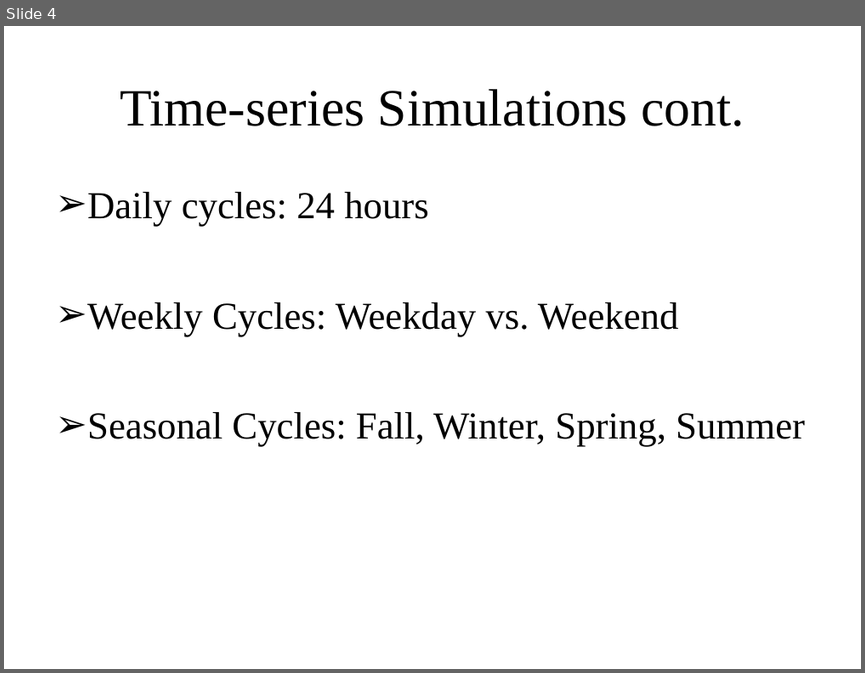
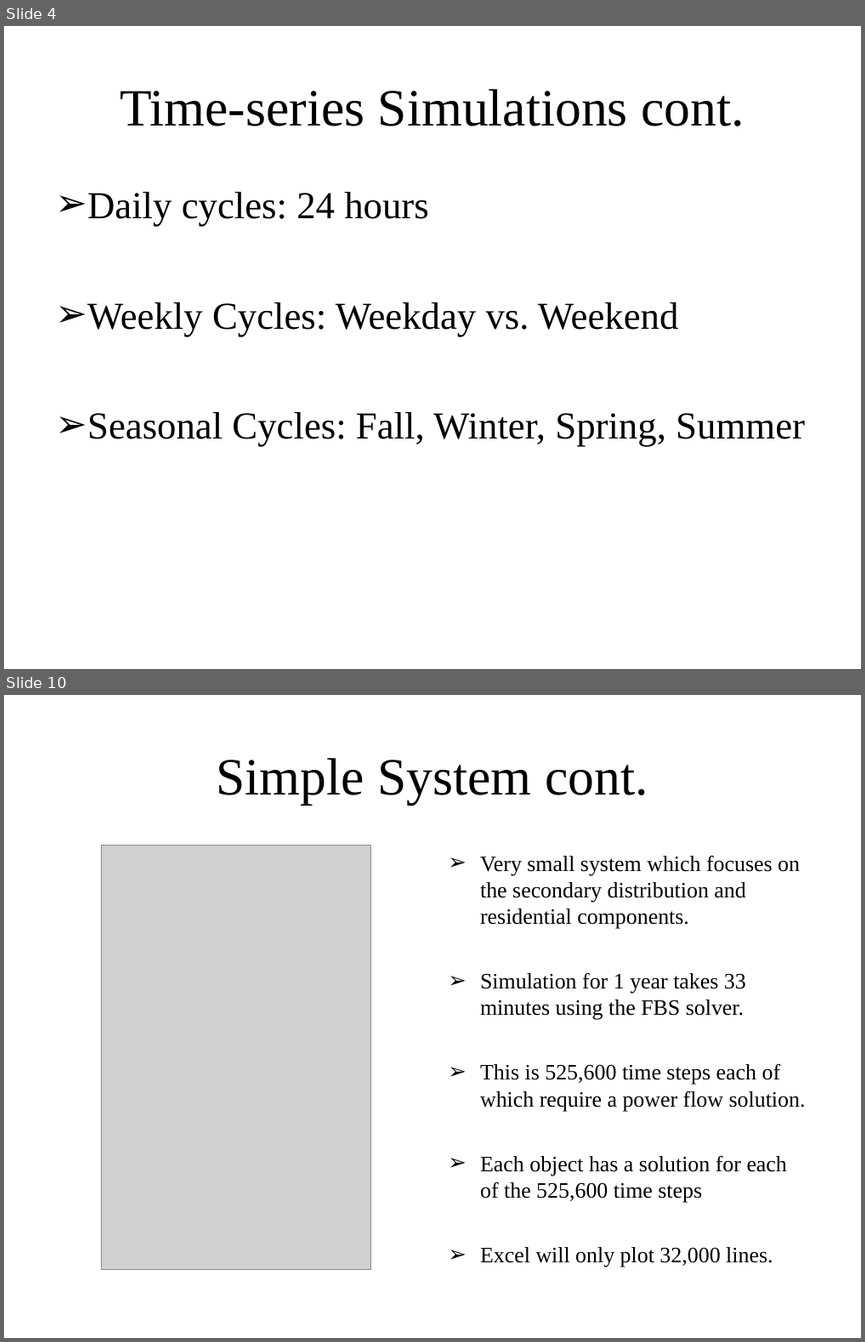
Before and after one commit to gridlab-d/course, a slide deck: Distribution Analysis Course/1.0 - Anual Analysis.ppt. Shown one above the other, each under a label of ours: slide 4 before the commit, slides 4 and 10 after it; the slides between them are not shown. The pictures are 865x673 and 865x1342 pixels, drawn with LibreOffice and Linux fonts; fonts in the diff are those of the drawing; grey boxes stand for pictures. Boxes give left, top, right and bottom in pixels: in the first picture for what was removed or moved away, otherwise in the second. Text is boxed around its words. In the diff, an @@ line names an element or a change of style, - is before the commit and + after.

```diff
--- a/Distribution Analysis Course/1.0 - Anual Analysis.ppt
+++ b/Distribution Analysis Course/1.0 - Anual Analysis.ppt
@@ slide 10 added at <box>4,695,861,1338</box>, background #FFFFFF @@
@@ title added at <box>216,758,647,805</box>, 44 pt, text #000000 @@
+Simple System cont.
@@ picture added at <box>102,845,370,1269</box> @@
@@ text added at <box>480,855,806,1267</box>, 18.5 pt, text #000000 @@
+➢ Very small system which focuses on the secondary distribution and residential components.
+➢ Simulation for 1 year takes 33 minutes using the FBS solver.
+➢ This is 525,600 time steps each of which require a power flow solution.
+➢ Each object has a solution for each of the 525,600 time steps
+➢ Excel will only plot 32,000 lines.
```
Also in this commit, not shown: 1 slide changed, 6 other slides added, 3 slides removed.
